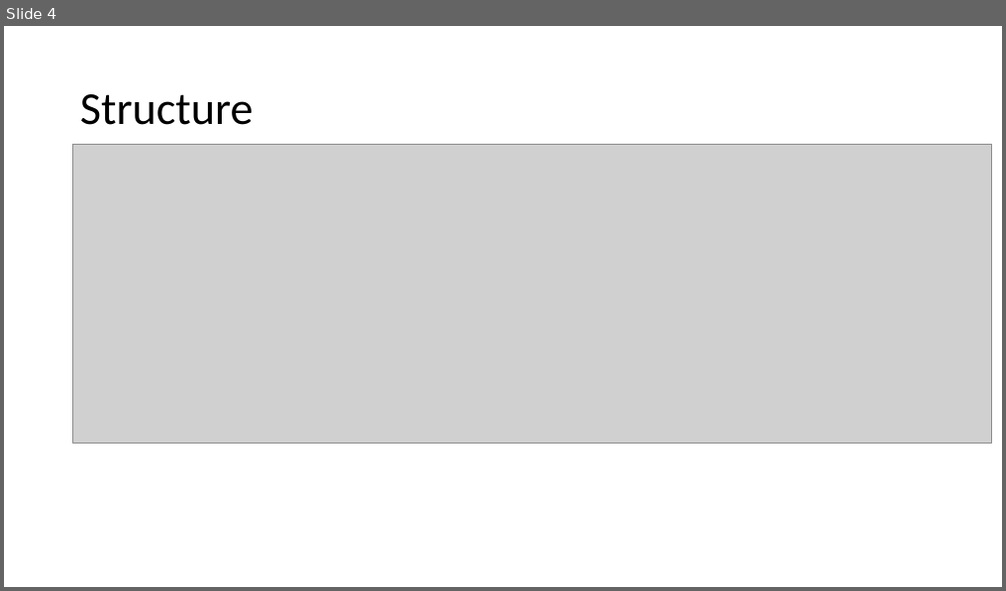
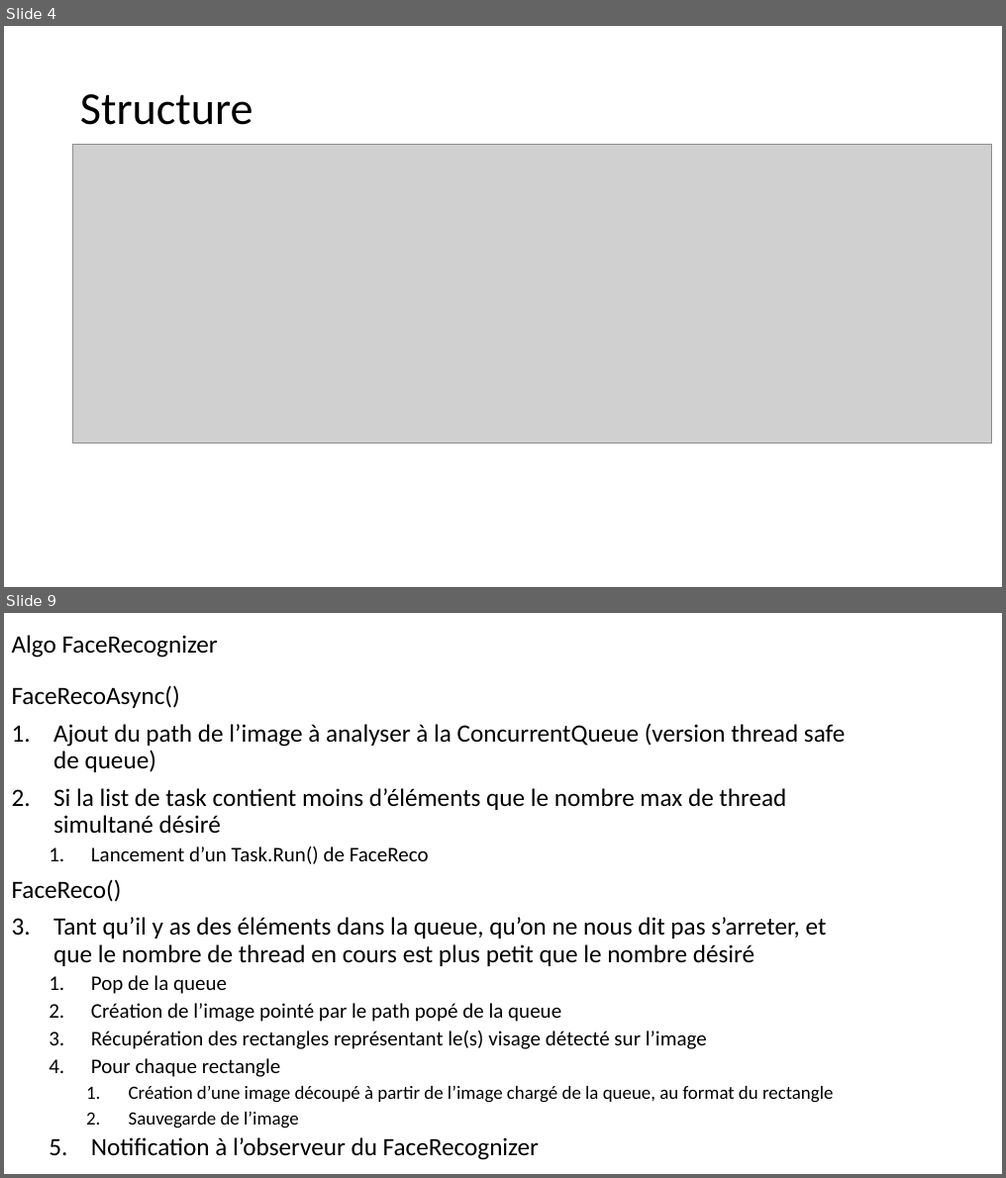
Before and after one commit to chaudois/LieDetectorMicrosoft, a slide deck: Architecture.pptx. Shown one above the other, each under a label of ours: slide 4 before the commit, slides 4 and 9 after it; the slides between them are not shown. The pictures are 1006x591 and 1006x1178 pixels, drawn with LibreOffice and Linux fonts; fonts in the diff are those of the drawing; grey boxes stand for pictures. Boxes give left, top, right and bottom in pixels: in the first picture for what was removed or moved away, otherwise in the second. Text is boxed around its words. In the diff, an @@ line names an element or a change of style, - is before the commit and + after.

Commit message:
MaJ de la doc, petite refacto

```diff
--- a/Architecture.pptx
+++ b/Architecture.pptx
@@ slide 9 added at (4, 613, 1002, 1174), background #FFFFFF @@
@@ title added at (12, 635, 218, 658), 24 pt, text #000000 @@
+Algo FaceRecognizer
@@ text added at (12, 685, 845, 1160), 24 pt, text #000000 @@
+FaceRecoAsync()
+1. Ajout du path de l’image à analyser à la ConcurrentQueue (version thread safe de queue)
+2. Si la list de task contient moins d’éléments que le nombre max de thread simultané désiré
+  1. Lancement d’un Task.Run() de FaceReco
+FaceReco()
+1. Tant qu’il y as des éléments dans la queue, qu’on ne nous dit pas s’arreter, et que le nombre de thread en cours est plus petit que le nombre désiré
+  1. Pop de la queue
+  2. Création de l’image pointé par le path popé de la queue
+  3. Récupération des rectangles représentant le(s) visage détecté sur l’image
+  4. Pour chaque rectangle
+    1. Création d’une image découpé à partir de l’image chargé de la queue, au format du rectangle
+    2. Sauvegarde de l’image
+  5. Notification à l’observeur du FaceRecognizer
```
Also in this commit, not shown: 3 slides changed, 3 other slides added, 2 slides removed, 9 other files.
